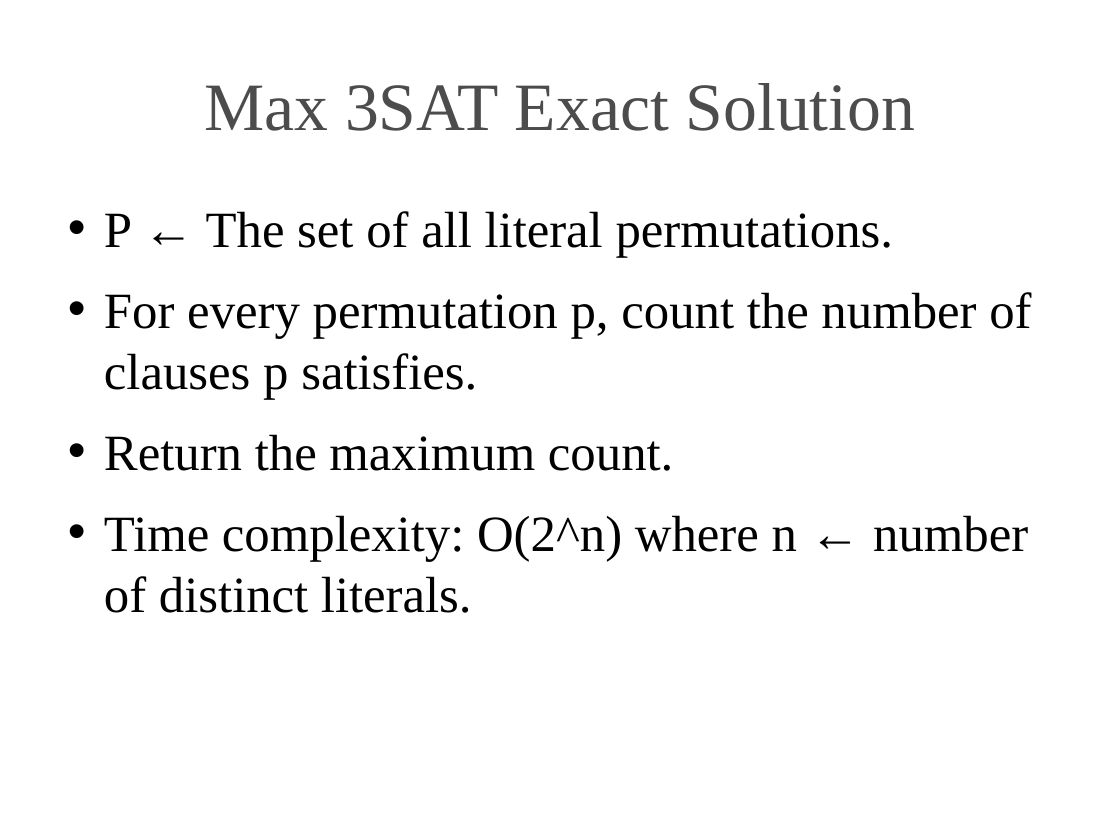
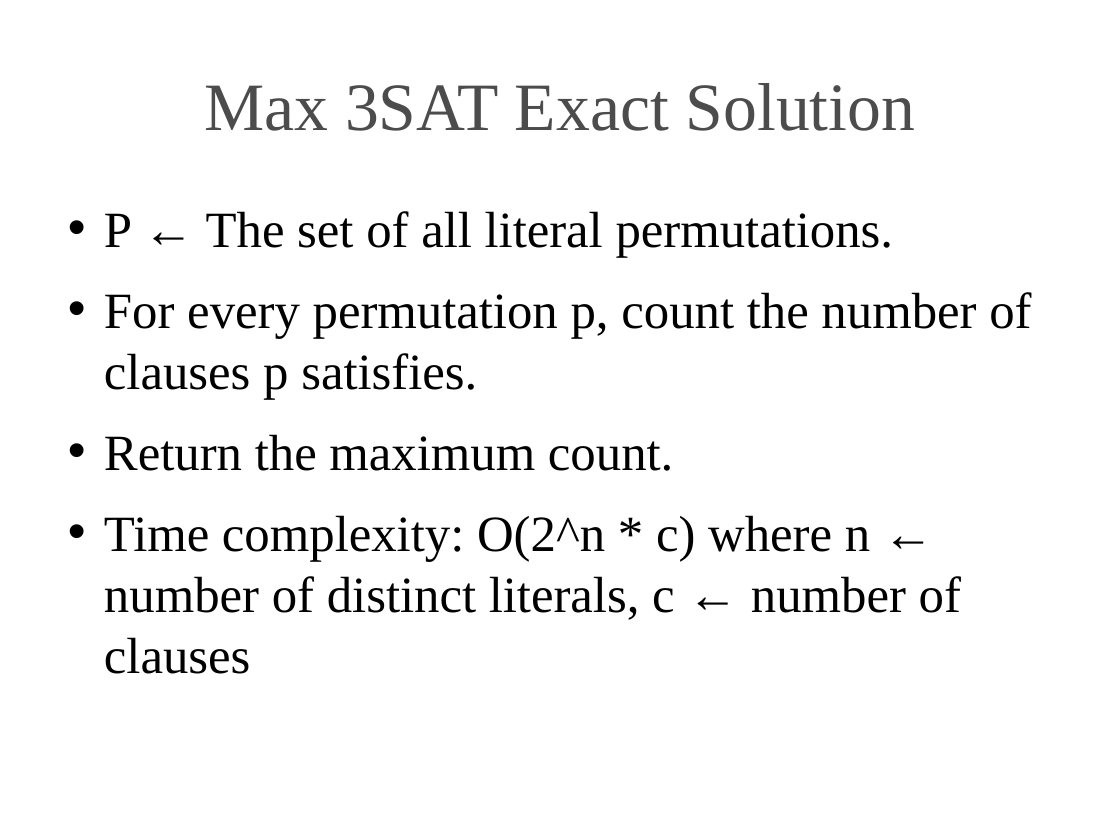
Before and after one commit to neuma2ag/np, a slide deck: slide 9 of np.odp (slide 4 before the commit). Drawn at 1120x840 pixels with LibreOffice and Linux fonts; fonts in the diff are those of the drawing; background and template pictures are left out. Boxes give left, top, right and bottom in pixels: in the first picture for what was removed or moved away, otherwise in the second. Text is boxed around its words. In the diff, an @@ line names an element or a change of style, - is before the commit and + after.

```diff
--- a/np.odp
+++ b/np.odp
@@ text at (104, 515, 961, 674): text changed @@
-• Time complexity: O(2^n) where n ← number of distinct literals.
+• Time complexity: O(2^n * c) where n ← number of distinct literals, c ← number of clauses
```
Also in this commit, not shown: 7 other slides changed, 4 slides added, 1 slide removed, 10 other files.
